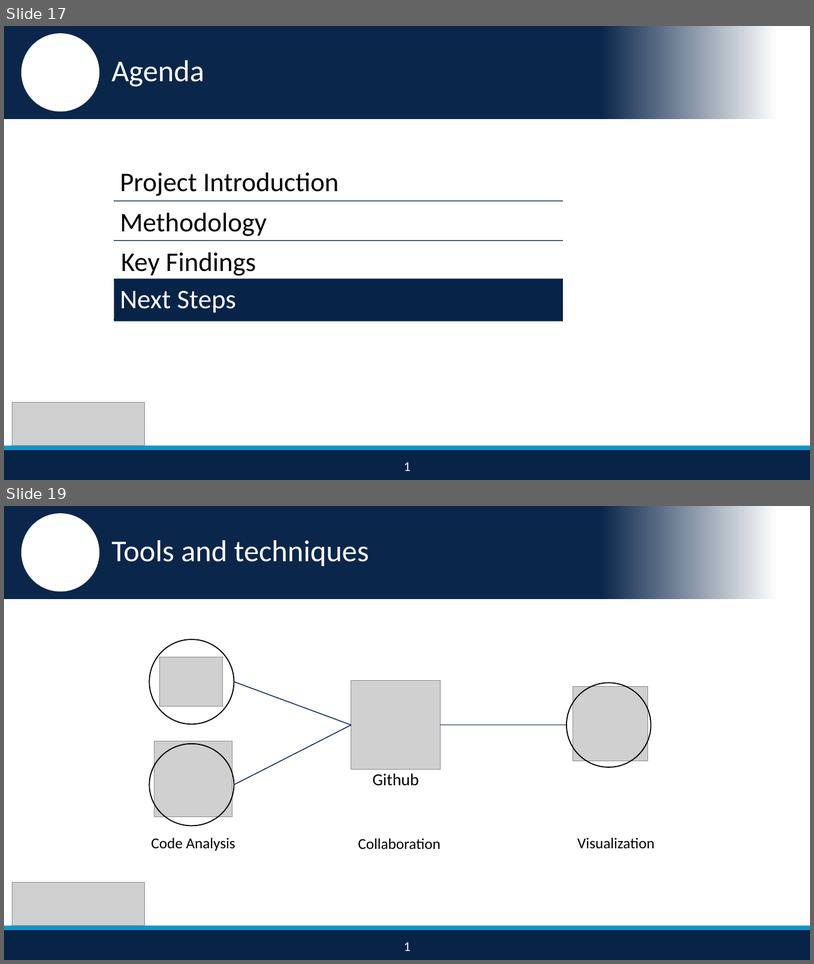
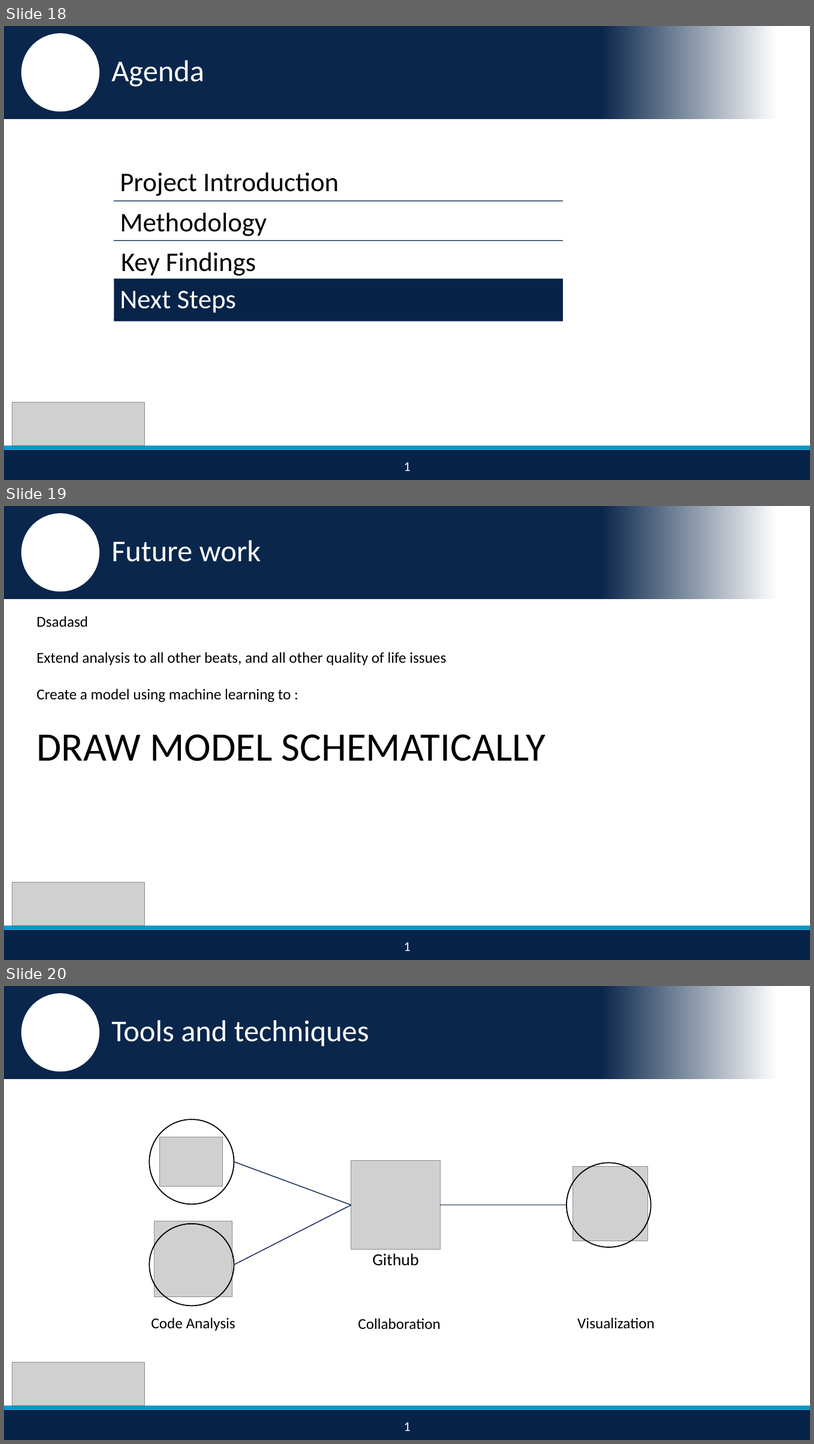
Before and after one commit to nikhilba/NOLA, a slide deck: Presentation/NOLA_Midterm_Presentation_v1.1.pptx. Shown one above the other, each under a label of ours: slides 17 and 19 before the commit, slides 18, 19 and 20 after it; the slides between them are not shown. The pictures are 814x964 and 814x1444 pixels, drawn with LibreOffice and Linux fonts; fonts in the diff are those of the drawing; grey boxes stand for pictures; background and template pictures are left out. Boxes give left, top, right and bottom in pixels: in the first picture for what was removed or moved away, otherwise in the second. Text is boxed around its words. In the diff, an @@ line names an element or a change of style, - is before the commit and + after.

```diff
--- a/Presentation/NOLA_Midterm_Presentation_v1.1.pptx
+++ b/Presentation/NOLA_Midterm_Presentation_v1.1.pptx
@@ slide 19 added at (4,506,810,960), background #FFFFFF; not listed: 4 template elements that a slide beside it also shows @@
@@ text added at (111,540,261,562), 36 pt, text #FFFFFF @@
+Future work
@@ text added at (36,616,546,761), 18 pt, text #000000 @@
+Dsadasd
+Extend analysis to all other beats, and all other quality of life issues
+Create a model using machine learning to :
+DRAW MODEL SCHEMATICALLY
@@ picture added at (12,882,145,925) @@
@@ text added at (404,942,411,951), 16 pt, text #FFFFFF @@
+1
@@ what was slide 17 is now slide 18 @@
@@ what was slide 19 is now slide 20 @@
```
Also in this commit, not shown: 7 slides changed, 2 other slides added, 2 slides removed.
